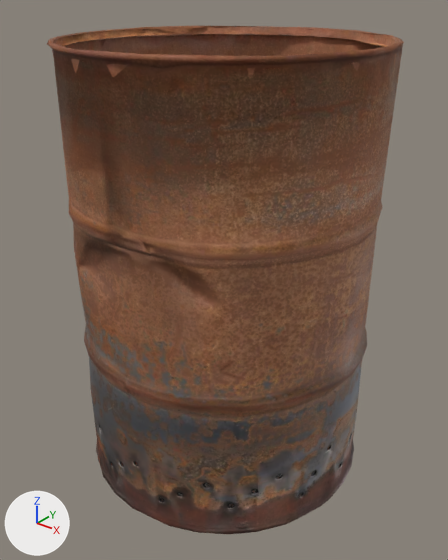
The glTF model public/assets/models/props/barrel_stove/barrel_stove.glb as it was, and as the next commit left it.
Both versions are drawn from a camera (50 mm lens) standing at (0.709, -0.89, 0.945) and looking at (0.006, -0.012, 0.4). Lighting does not change. The marker at lower left points along +X, +Y and +Z. The older version comes first. Vertices at exactly the same position are counted once.

In view in the first picture: 'barrel_stove'.
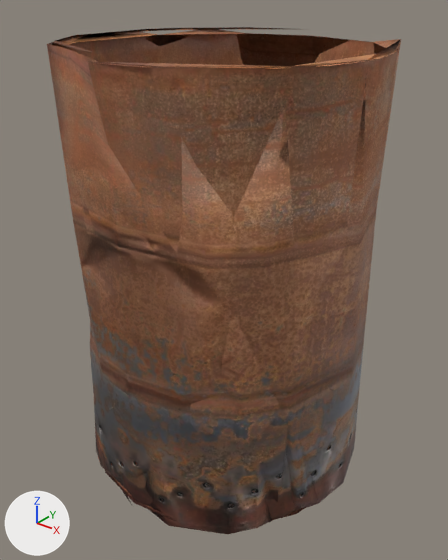
Boxes (x1, y1, x2, y2) around the edits, measured in the pictures (448 x 560 px):
'barrel_stove', reshaped
    before: (47, 26, 404, 534)
    after: (47, 27, 401, 534)
part 1 of me_cylinder_007, deleted (brown)
    before: (47, 26, 404, 534)

Edits to the bpy script that builds the scene:
```text
Change me_cylinder_007:
    used by ob_barrel_stove; location = (0.0, 0.0, 0.0)
    remove me_cylinder_007.from_pydata(...)  # 1624 vertices, 3225 faces; spans x -0.295..0.295, y -0.296..0.296, z 0.0..0.856
    add me_cylinder_007.from_pydata(...)  # 941 vertices, 1950 faces; spans x -0.291..0.291, y -0.29..0.292, z 0.0..0.854
    me_cylinder_007 part 1: 683 vertices removed from x -0.295..0.295, y -0.296..0.296, z 0.0..0.856
```
